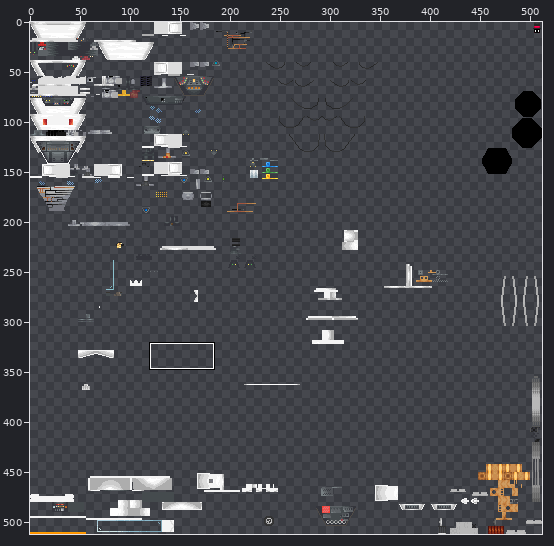
One commit to this sprite sheet: src/main/resources/assets/ait/textures/blockentities/consoles/renaissance_default.png. The picture above shows the old version from afar; the outline marks the close-up.
Close-up. Before the commit:
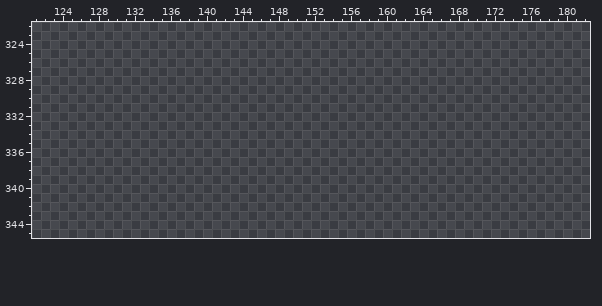
The file is 512x512 pixels. Colours within 5 levels of each other are drawn and written as one. Shown: x 121..182, y 322..345.
New version:
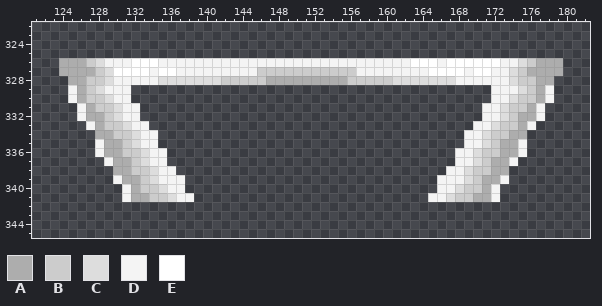
Palette (. is transparent): A #adadad  B #cccccc  C #dddddd  D #f4f4f4  E #ffffff
Log entry: fix: renaissance console crash / renaissance textures removed: s27 renaissance variant (textures were removed)
The exact change:
{"y":326,"x":124,"old":"........................................................","new":"AAABCDDDEEEDDDDDDDDDDDDDDDDDDDDDDDDDDDDEEEDEEEEEEDDCBAAA"}
{"y":327,"x":124,"old":"........................................................","new":"AAAABCEEEEDEEDDDDDDDDDBBBBBBBBBBBDDDDDDDDEEEEDEEDDCBAAAA"}
{"y":328,"x":125,"old":"......................................................","new":"AABBCDDDDDCCCCCCCBBBBBAAAAAAAAABBBBBCCCCCCCDDDDDDCBBAA"}
{"y":329,"x":125,"old":".......","new":"DABCDDD"}
{"y":329,"x":172,"old":".......","new":"DDDCBAD"}
{"y":330,"x":125,"old":".......","new":"DABBCDD"}
{"y":330,"x":172,"old":".......","new":"DDCBBAD"}
{"y":331,"x":126,"old":".......","new":"DABBCDD"}
{"y":331,"x":171,"old":".......","new":"DDCBBAD"}
{"y":332,"x":126,"old":".......","new":"DAABCDD"}
{"y":332,"x":171,"old":".......","new":"DDCBAAD"}
{"y":333,"x":127,"old":".......","new":"DABBCDD"}
{"y":333,"x":170,"old":".......","new":"DDCBBAD"}
{"y":334,"x":128,"old":".......","new":"AABBCDD"}
{"y":334,"x":169,"old":".......","new":"DDCBBAA"}
{"y":335,"x":128,"old":".......","new":"DAABCDD"}
{"y":335,"x":169,"old":".......","new":"DDCBAAD"}
{"y":336,"x":128,"old":"........","new":"DAABBCDD"}
{"y":336,"x":168,"old":"........","new":"DDCBBAAD"}
{"y":337,"x":129,"old":".......","new":"DAABCDD"}
{"y":337,"x":168,"old":".......","new":"DDCBAAD"}
{"y":338,"x":130,"old":".......","new":"AABBCDD"}
{"y":338,"x":167,"old":".......","new":"DDCBBAA"}
{"y":339,"x":130,"old":"........","new":"DAABCDDD"}
{"y":339,"x":166,"old":"........","new":"DDDCBAAD"}
{"y":340,"x":131,"old":".......","new":"DABBCDD"}
{"y":340,"x":166,"old":".......","new":"DDCBBAD"}
{"y":341,"x":131,"old":"........","new":"DAABBCDD"}
{"y":341,"x":165,"old":"........","new":"DDCBBAAD"}
{"label":"added","picture_box":[59,58,563,202]}
